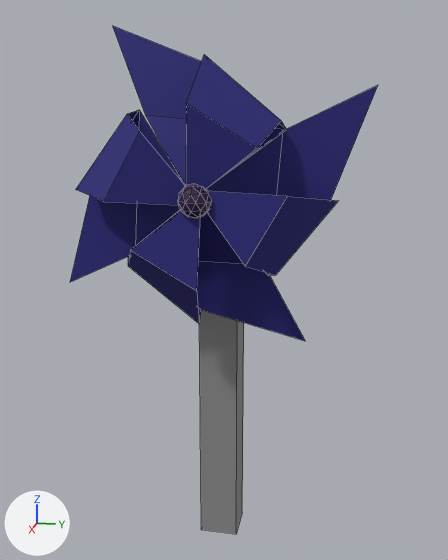
An edit to the FBX model Assets/Models/Environmental Art/3D_Models/Raven_Pinwheel.fbx, drawn before and after from the same camera.
Camera for both pictures: a 50 mm camera at (1.74, 0.354, 1.225) aimed at (0.122, 0.03, 0.821). The lights are fixed; the arrows at lower left show +X, +Y and +Z. Mesh edges are drawn as thin lines. Where no turn or scale is listed for an object, it has been applied to the vertices.
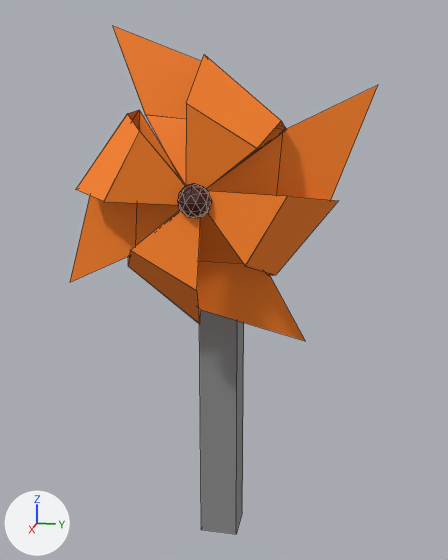
Changed parts and their boxes (x1, y1, x2, y2) in the pictures (448 x 560 px):
'Icosphere', recoloured, reshaped (blue to orange)
    both: (70, 26, 378, 341)
part 1 of me_icosphere, added (orange)
    after: (70, 26, 378, 341)

Diff of the bpy script that builds the scene:
```diff
--- a/Assets/Models/Environmental Art/3D_Models/Raven_Pinwheel.fbx.py
+++ b/Assets/Models/Environmental Art/3D_Models/Raven_Pinwheel.fbx.py
@@ mat_material_002 @@
 mat_material_002 = principled_material('Material.002')
-mat_material_002.base_color = (0.0172, 0.0139, 0.179)  # dark blue #231f75
+mat_material_002.base_color = (1.0, 0.227, 0.0128)  # orange #ff831e
 mat_material_002.roughness = 0.811
@@ me_icosphere @@
 # used by ob_icosphere; location = (0.351, 0.007, 1.061)
-me_icosphere.from_pydata(...)  # 106 vertices, 108 faces; spans x -0.161..0.038, y -0.397..0.401, z -0.377..0.407
+me_icosphere.from_pydata(...)  # 212 vertices, 280 faces; spans x -0.161..0.038, y -0.397..0.401, z -0.378..0.408
+# me_icosphere part 1
+# 64 vertices are added at x -0.161..0.025, y -0.397..0.401, z -0.378..0.408
+# 92 new faces join them, mat_material_002 (orange #ff831e)
 me_icosphere.materials.append(mat_material_001)
```
